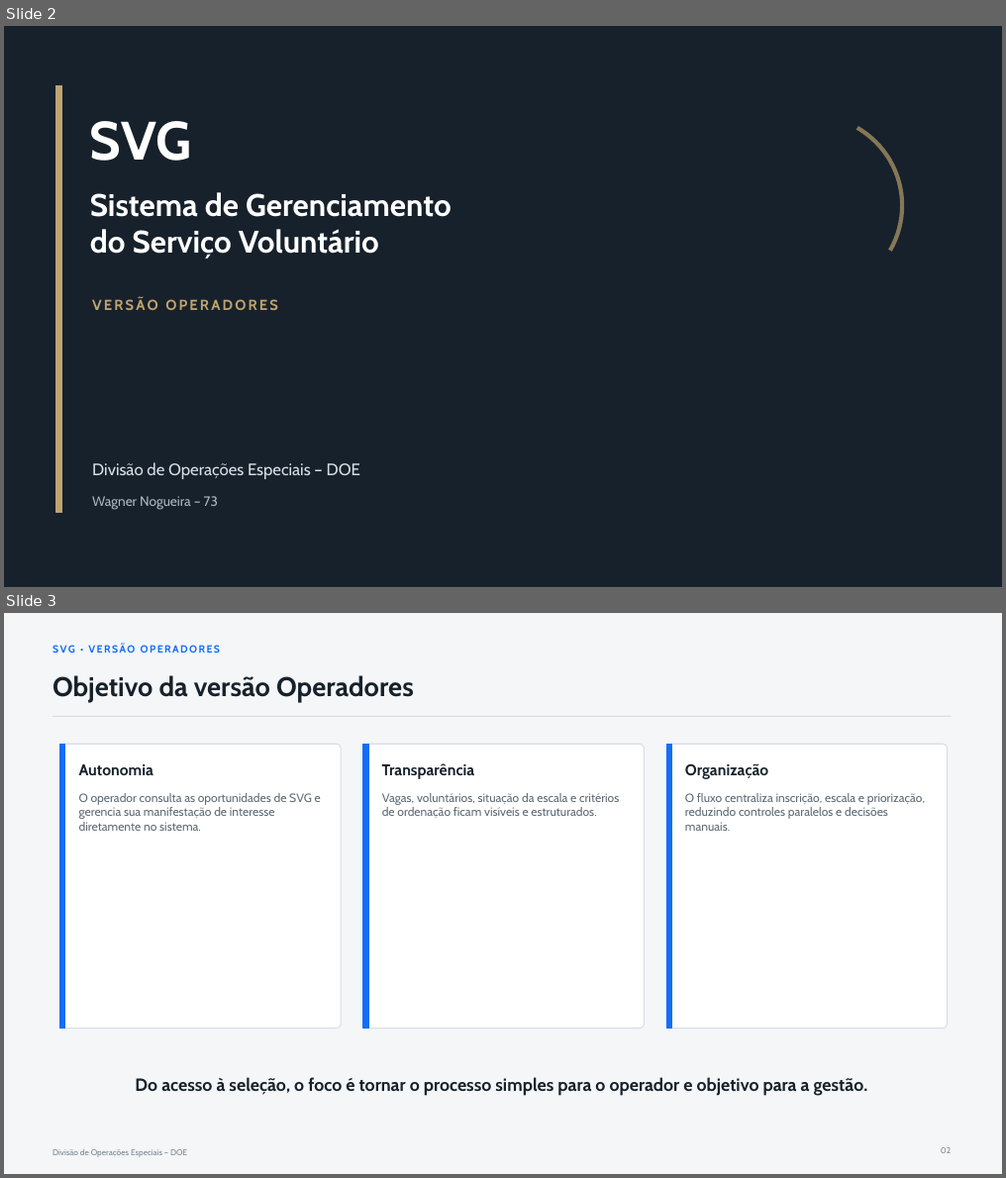
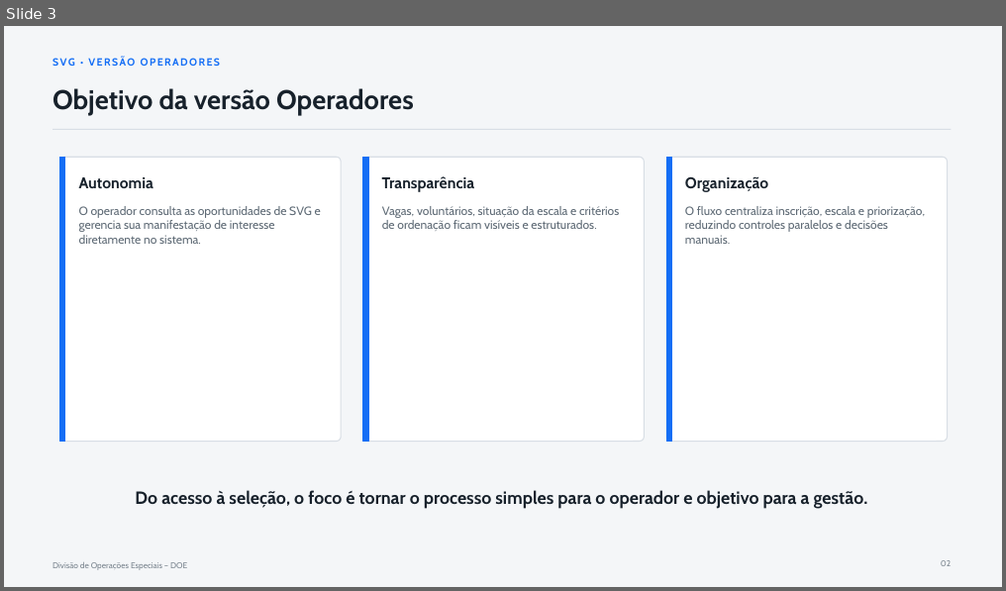
Before and after one commit to nogueirawagner/SVG, a slide deck: Documentacao/Apresentação Módulo Operadores.pptx. Shown one above the other, each under a label of ours: slides 2 and 3 before the commit, slide 3 after it. The pictures are 1006x1178 and 1006x591 pixels, drawn with LibreOffice and Linux fonts; fonts in the diff are those of the drawing. Boxes give left, top, right and bottom in pixels: in the first picture for what was removed or moved away, otherwise in the second. Text is boxed around its words. In the diff, an @@ line names an element or a change of style, - is before the commit and + after.

```diff
--- a/Documentacao/Apresentação Módulo Operadores.pptx
+++ b/Documentacao/Apresentação Módulo Operadores.pptx
@@ slide 2 removed at (4,26,1002,587), background #17212B @@
@@ arc (boxed as its full ellipse) removed at (690,83,936,328) @@
@@ rectangle removed at (56,85,62,513) @@
@@ text removed at (90,121,192,161) @@
-SVG
@@ text removed at (90,192,451,259) @@
-Sistema de Gerenciamento
-do Serviço Voluntário
@@ text removed at (92,297,278,310) @@
-VERSÃO OPERADORES
@@ text removed at (92,463,360,479) @@
-Divisão de Operações Especiais – DOE
@@ text removed at (92,496,218,510) @@
-Wagner Nogueira – 73
```
Also in this commit, not shown: 6 slides changed, 5 slides added, 1 other slide removed, 2 other files.
